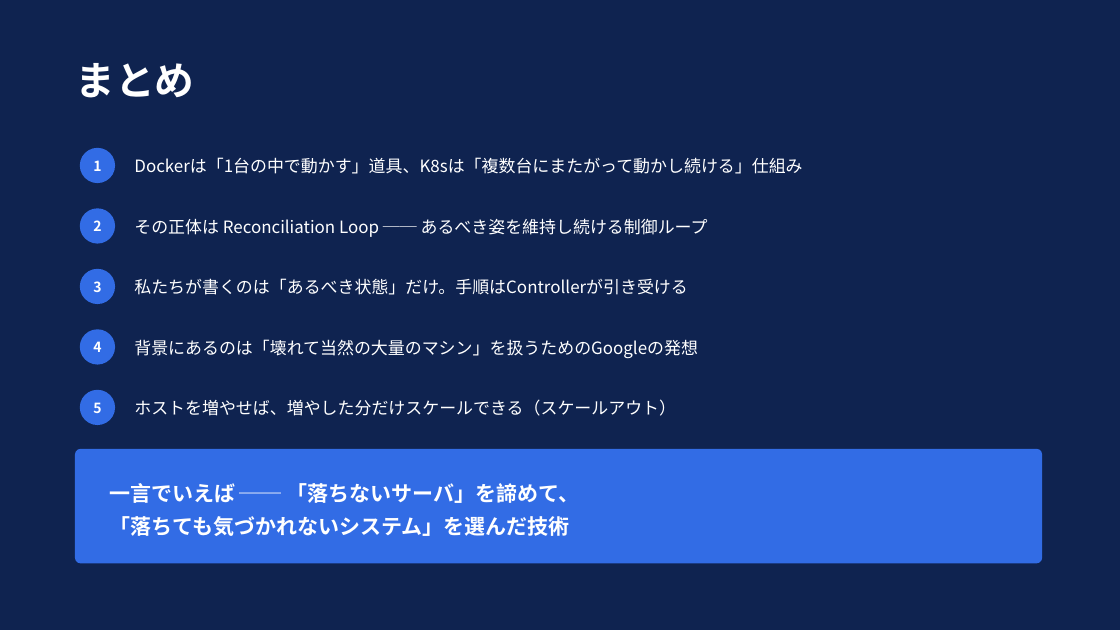
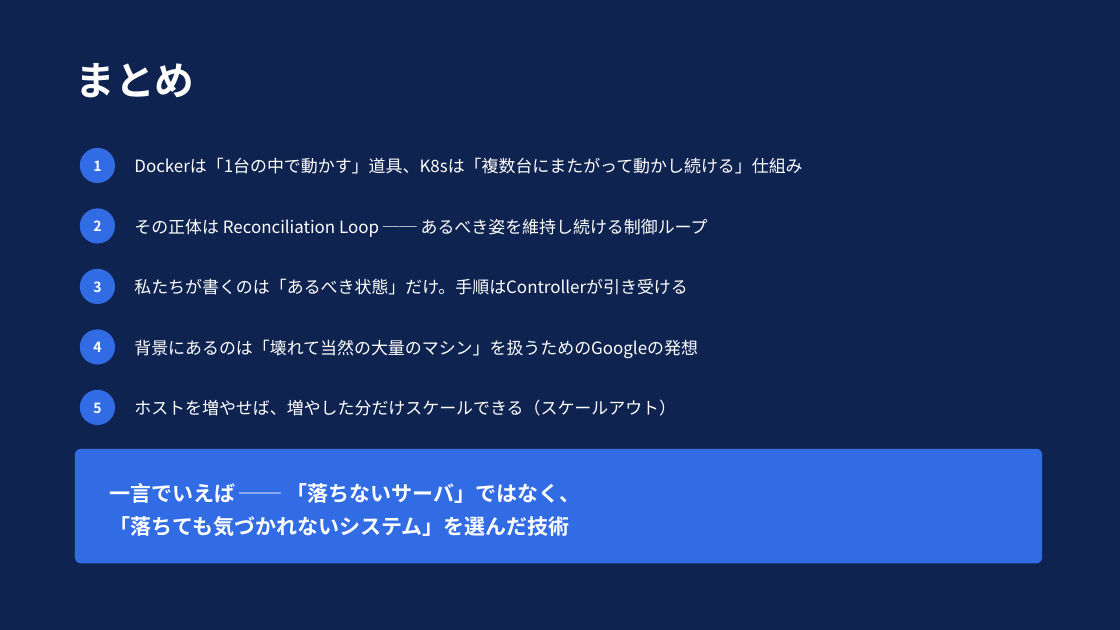
Before and after one commit to wurly200a/k8s-demo, a slide deck: slide 14 of 00Intro/slides/kubernetes-intro.pptx. Drawn at 1120x630 pixels with LibreOffice and Linux fonts; fonts in the diff are those of the drawing. Boxes give left, top, right and bottom in pixels: in the first picture for what was removed or moved away, otherwise in the second. Text is boxed around its words. In the diff, an @@ line names an element or a change of style, - is before the commit and + after.

```diff
--- a/00Intro/slides/kubernetes-intro.pptx
+++ b/00Intro/slides/kubernetes-intro.pptx
@@ text at box(109, 483, 581, 503): text changed @@
-一言でいえば ── 「落ちないサーバ」を諦めて、
+一言でいえば ── 「落ちないサーバ」ではなく、
```
Also in this commit, not shown: 2 other slides changed.
